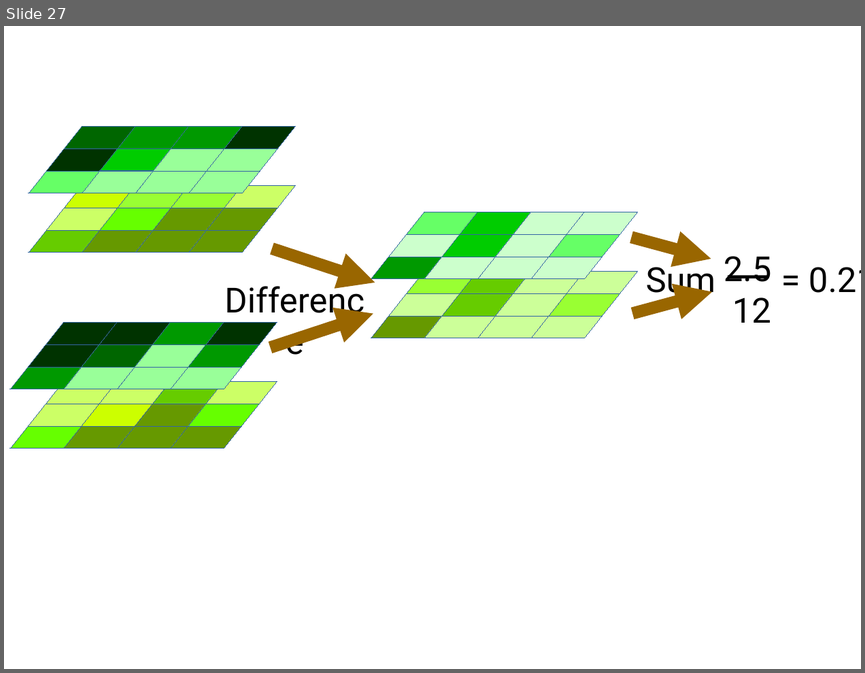
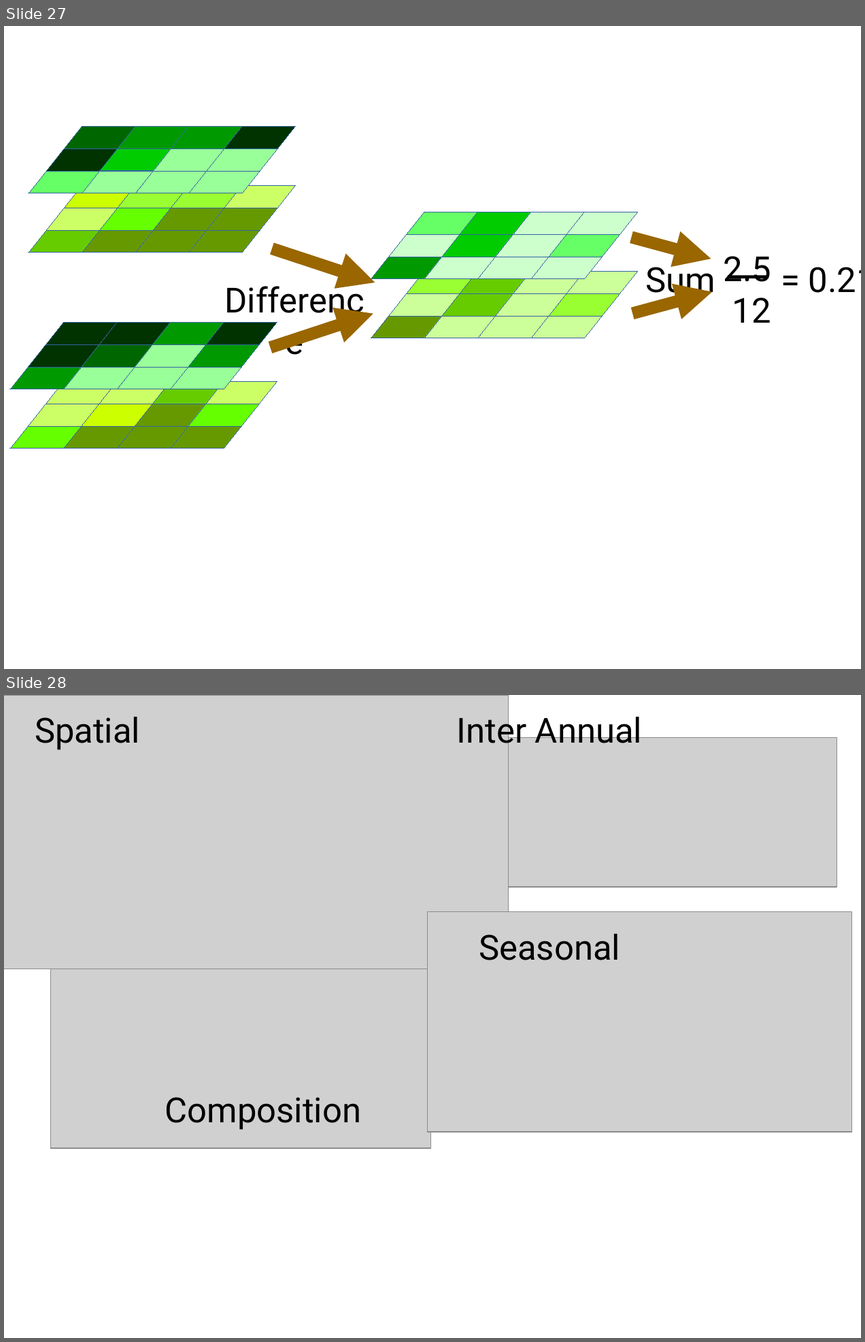
Before and after one commit to douglask3/r-cv, a slide deck: CEHlandSurface/images/MetricGuide.odp. Shown one above the other, each under a label of ours: slide 27 before the commit, slides 27 and 28 after it. The pictures are 865x673 and 865x1342 pixels, drawn with LibreOffice and Linux fonts; fonts in the diff are those of the drawing; grey boxes stand for pictures. Boxes give left, top, right and bottom in pixels: in the first picture for what was removed or moved away, otherwise in the second. Text is boxed around its words. In the diff, an @@ line names an element or a change of style, - is before the commit and + after.

Commit message:
figures update in ppt

```diff
--- a/CEHlandSurface/images/MetricGuide.odp
+++ b/CEHlandSurface/images/MetricGuide.odp
@@ slide 28 added at [4, 695, 861, 1338], background #FFFFFF @@
@@ text added at [457, 711, 642, 751], 32 pt, text #000000 @@
+Inter Annual
@@ text added at [35, 717, 140, 750], 32 pt, text #000000 @@
+Spatial
@@ group added at [4, 695, 851, 1149]: 4 pictures @@
@@ text added at [479, 934, 620, 960], 32 pt, text #000000 @@
+Seasonal
@@ text added at [165, 1097, 362, 1130], 32 pt, text #000000 @@
+Composition
```
